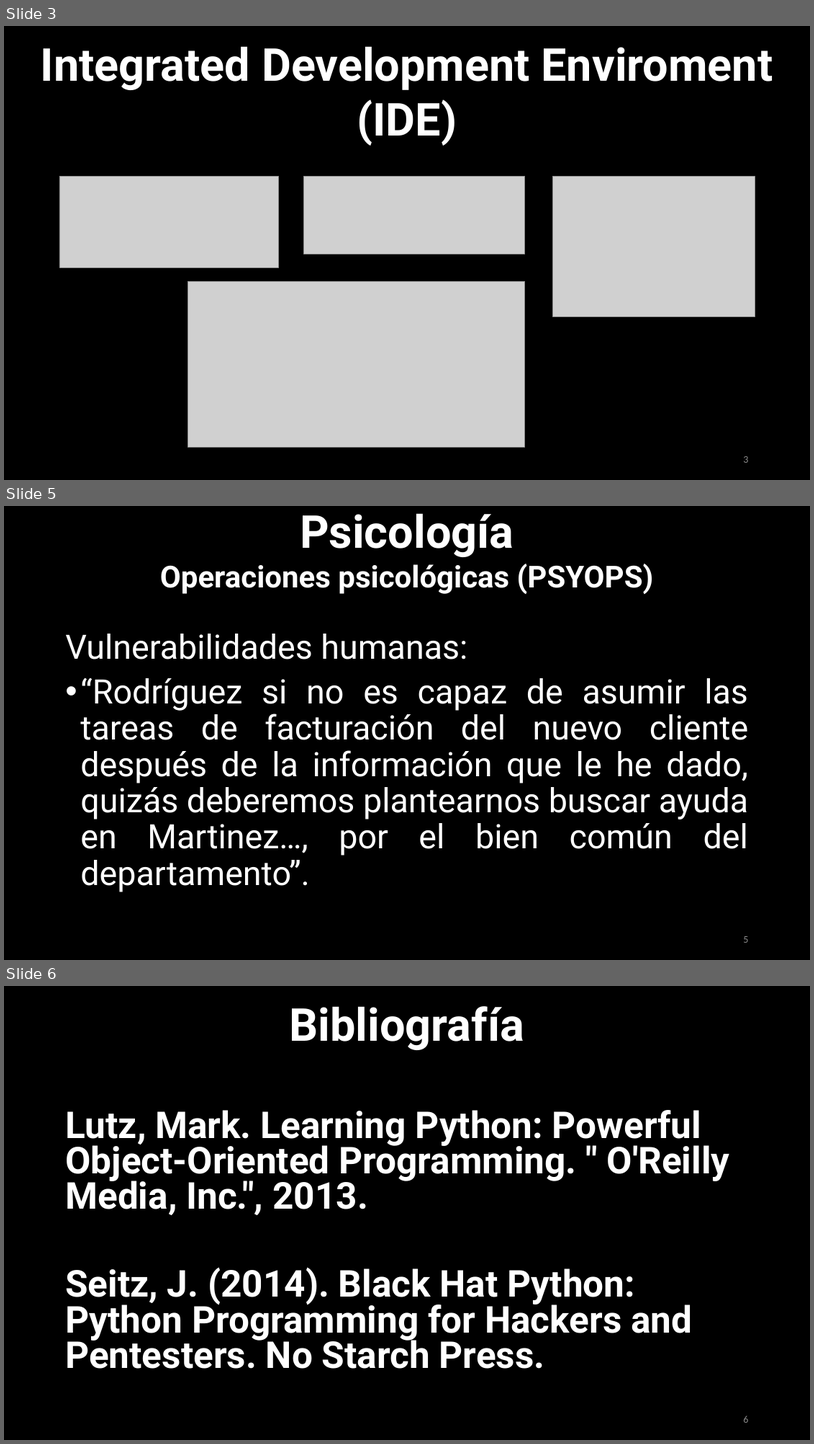
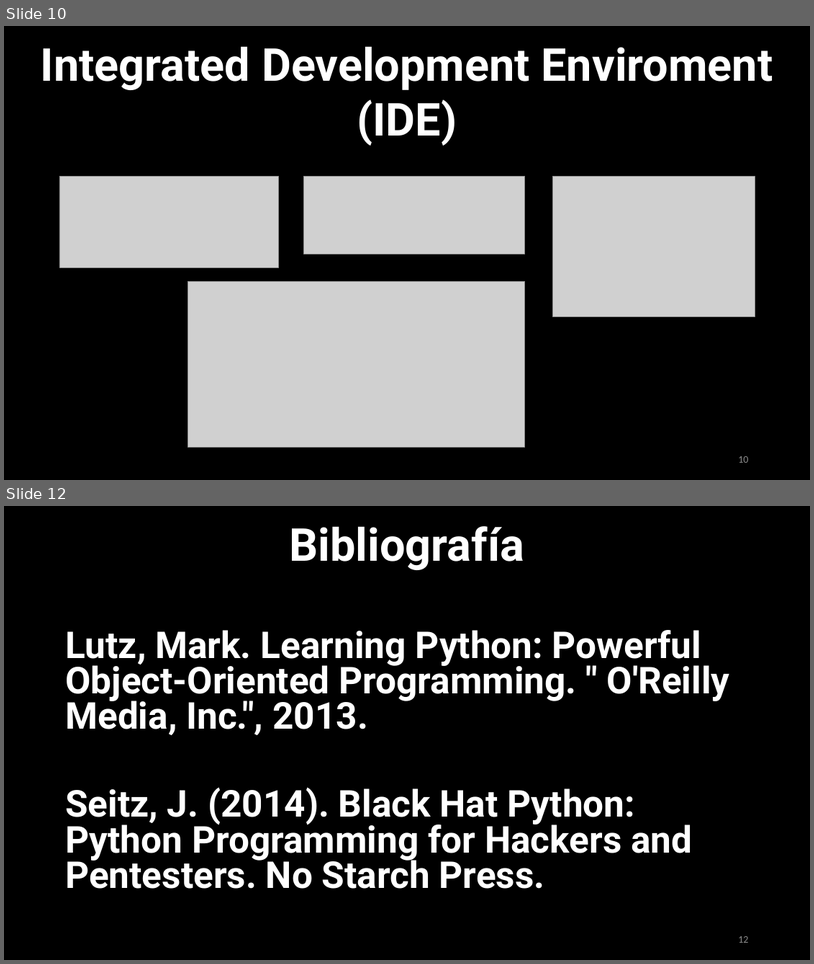
Before and after one commit to urcuqui/WhiteHat, a slide deck: Presentations/Club Hack1ng/Clase13-Python(23,10,2017).pptx. Shown one above the other, each under a label of ours: slides 3, 5 and 6 before the commit, slides 10 and 12 after it; the slides between them are not shown. The pictures are 814x1444 and 814x964 pixels, drawn with LibreOffice and Linux fonts; fonts in the diff are those of the drawing; grey boxes stand for pictures. Boxes give left, top, right and bottom in pixels: in the first picture for what was removed or moved away, otherwise in the second. Text is boxed around its words. In the diff, an @@ line names an element or a change of style, - is before the commit and + after.

```diff
--- a/Presentations/Club Hack1ng/Clase13-Python(23,10,2017).pptx
+++ b/Presentations/Club Hack1ng/Clase13-Python(23,10,2017).pptx
@@ slide 5 removed at (4, 506, 810, 960), background #000000 @@
@@ text removed at (160, 513, 654, 594) @@
-Psicología
-Operaciones psicológicas (PSYOPS)
@@ text removed at (65, 633, 749, 892) @@
-Vulnerabilidades humanas:
-• “Rodríguez si no es capaz de asumir las tareas de facturación del nuevo cliente después de la información que le he dado, quizás deberemos plantearnos buscar ayuda en Martinez…, por el bien común del departamento”.
@@ page number removed at (743, 936, 748, 942) @@
-5
@@ what was slide 3 is now slide 10 @@
@@ page number at (738, 456, 748, 462): text changed @@
-3
+10
@@ what was slide 6 is now slide 12 @@
@@ page number at (738, 936, 748, 942): text changed @@
-6
+12
```
Also in this commit, not shown: 8 slides added, 1 other slide removed, 1 other file.
